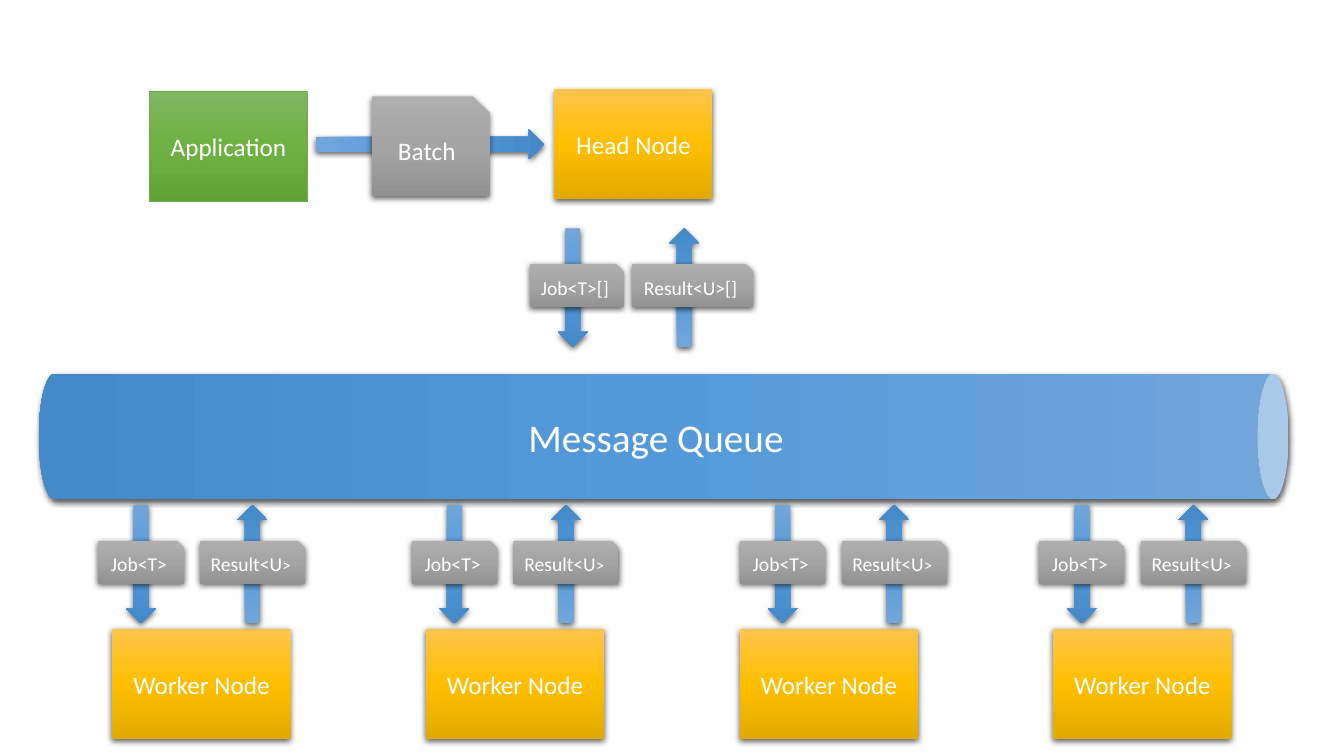
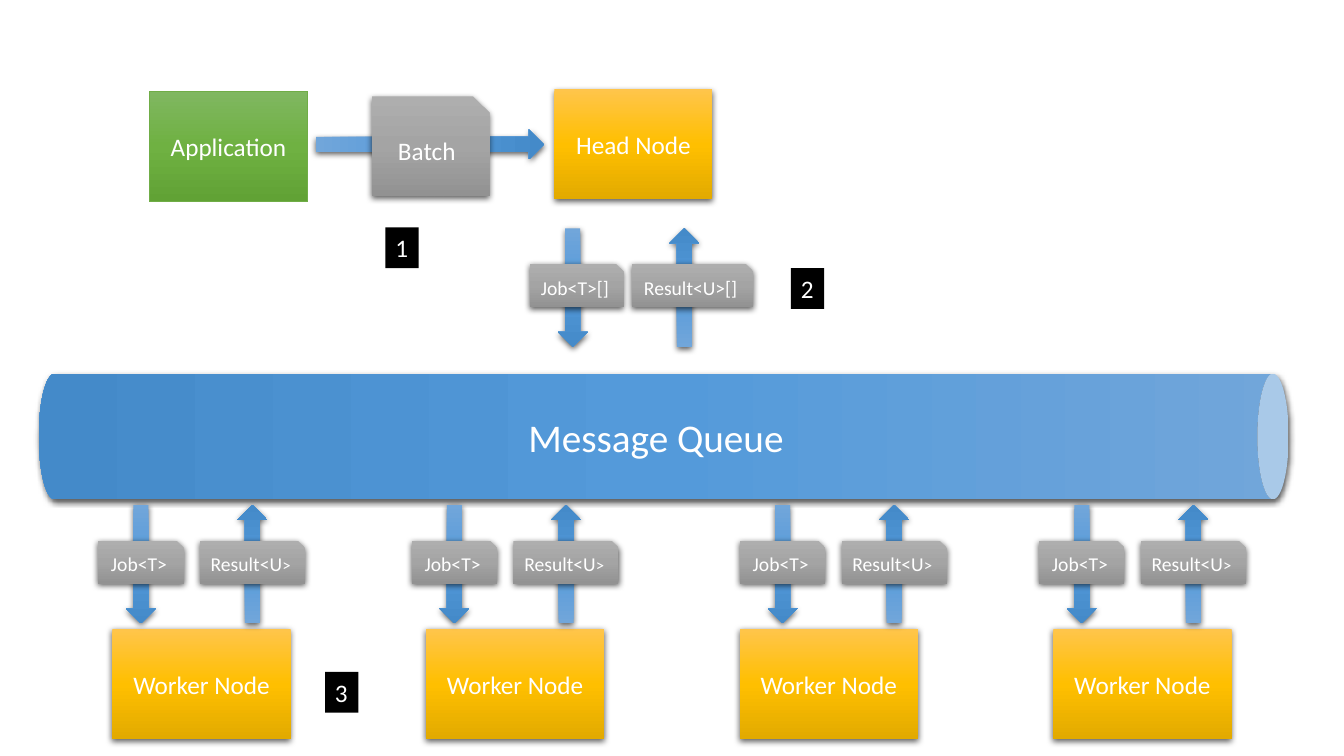
Before and after one commit to SimpleScale/SimpleScale, a slide deck: slide 1 of Documentation/Architecture Diagram.pptx. Drawn at 1344x756 pixels with LibreOffice and Linux fonts; fonts in the diff are those of the drawing. Boxes give left, top, right and bottom in pixels: in the first picture for what was removed or moved away, otherwise in the second. Text is boxed around its words. In the diff, an @@ line names an element or a change of style, - is before the commit and + after.

Commit message:
Add number to diagram

```diff
--- a/Documentation/Architecture Diagram.pptx
+++ b/Documentation/Architecture Diagram.pptx
@@ rectangle added at <box>385,228,418,268</box>, fill #000000, 18 pt, text #FFFFFF @@
+1
@@ rectangle added at <box>791,268,825,309</box>, fill #000000, 18 pt, text #FFFFFF @@
+2
@@ rectangle added at <box>326,673,359,713</box>, fill #000000, 18 pt, text #FFFFFF @@
+3
```
